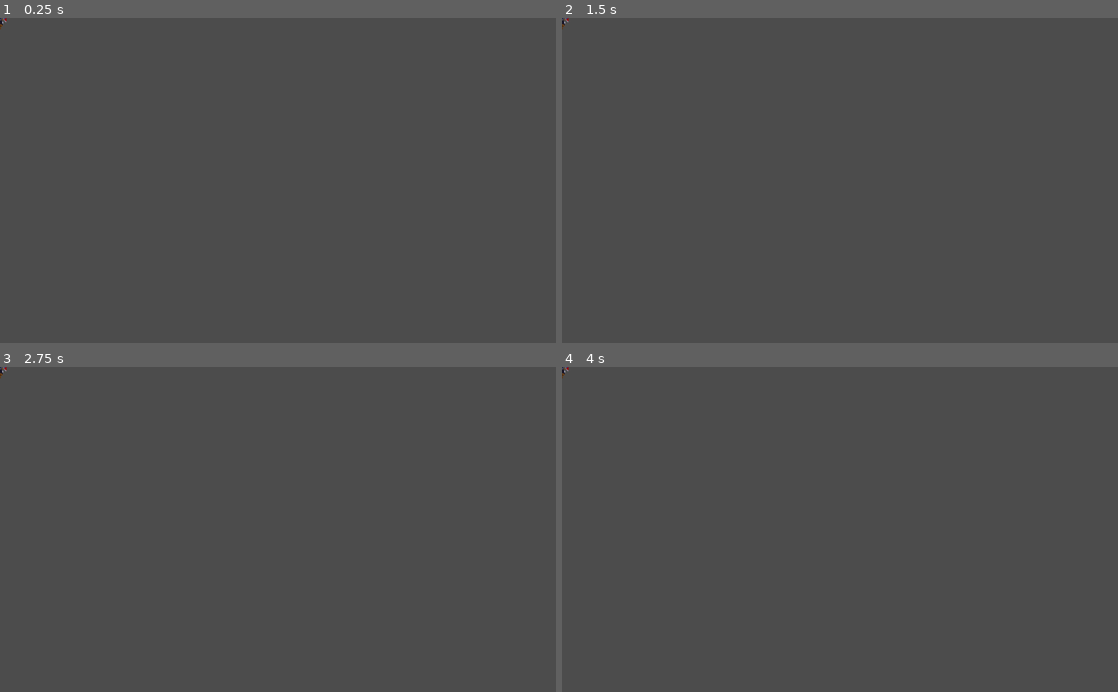
Above: before the commit, frames 1-4 (two rows, left to right).
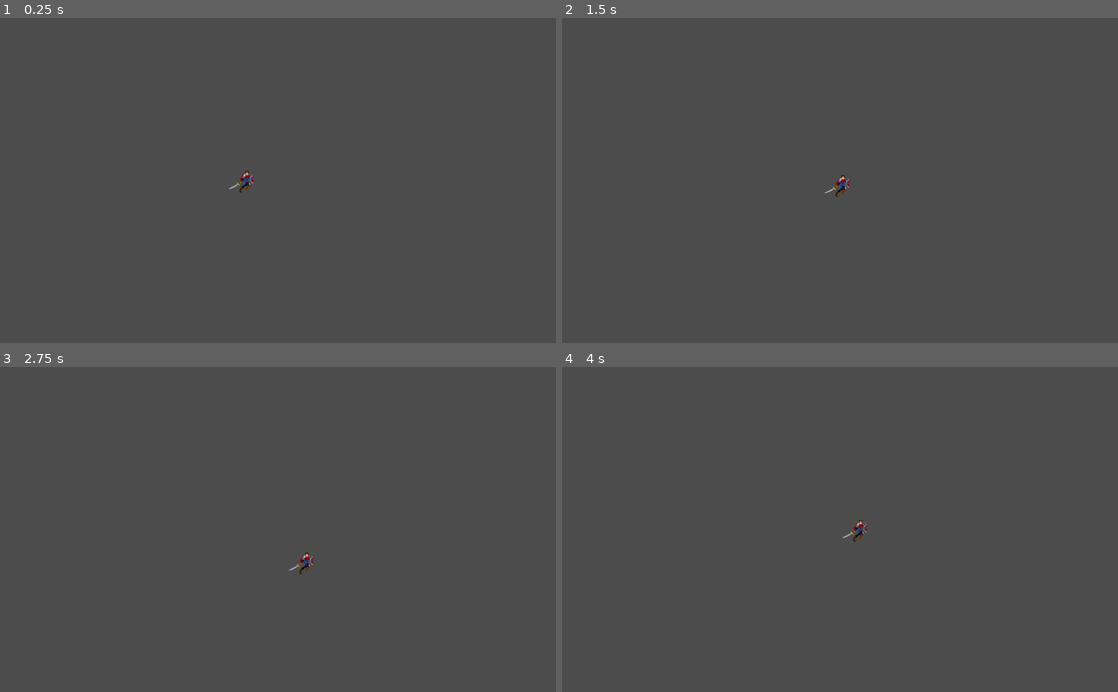
Above: after the commit, the same moments.

Repository: Aucien/CPSC362-RPG
Game: Godot game, scene res://World.tscn
The game is run twice, just before and just after one commit, with the same random seed, the same clock (stepped at 60 frames per second) and the same inputs.
Inputs:
- Up to frame 1 (0.25 s): no input
- Up to frame 2 (1.5 s): tap Enter at 0.5 s; hold Right (ui_right) 0.53-1.28 s; tap Space at 1.25 s; hold Down (ui_down) from 1.28 s (still down)
- Up to frame 3 (2.75 s): tap Enter at 2 s; release Down (ui_down) at 2.03 s; hold Right (ui_right) from 2.03 s (still down)
- Up to frame 4 (4 s): release Right (ui_right) at 2.78 s; hold Up (ui_up) 2.78-3.53 s; hold Left (ui_left) from 3.53 s (still down)

The runs differ from the first frame. In frame 1, 0.1% of the frame differs, in the area x 0-46%, y 0-54%; in frame 2, 0.1%; in frame 3, 0.1%; in frame 4, 0.1%.

Commit message:
Added movement and moved stuff

Diff:
--- a/Player.gd
+++ b/Player.gd
@@ -0,0 +1,20 @@
+extends KinematicBody2D
+
+const ACCELERATION = 500
+const MAX_SPEED = 80
+const FRICTION = 500
+
+var velocity = Vector2.ZERO
+
+func _physics_process(delta):
+	var input_vector = Vector2.ZERO
+	input_vector.x = Input.get_action_strength("ui_right") - Input.get_action_strength("ui_left")
+	input_vector.y = Input.get_action_strength("ui_down") - Input.get_action_strength("ui_up")
+	input_vector = input_vector.normalized()
+
+	if input_vector != Vector2.ZERO:
+		velocity = velocity.move_toward(input_vector * MAX_SPEED, ACCELERATION * delta)
+	else:
+		velocity = velocity.move_toward(Vector2.ZERO, FRICTION * delta)
+
+	move_and_collide(velocity * delta)
--- a/Player.tscn
+++ b/Player.tscn
@@ -1,7 +1,8 @@
 [gd_scene load_steps=94 format=2]
 
-[ext_resource path="res://HeroKnight.png" type="Texture" id=1]
+[ext_resource path="res://Assets/HeroKnight.png" type="Texture" id=1]
 [ext_resource path="res://Player.gd" type="Script" id=2]
+
 
 [sub_resource type="AtlasTexture" id=1]
 flags = 4
--- a/World.tscn
+++ b/World.tscn
@@ -5,4 +5,4 @@
 [node name="Node2D" type="Node2D"]
 
 [node name="Character" parent="." instance=ExtResource( 1 )]
-position = Vector2( 0, -1 )
+position = Vector2( 454.438, 296.866 )
Renamed: HeroKnight.png -> Assets/HeroKnight.png
Not shown, changed: Assets/HeroKnight.png.import
